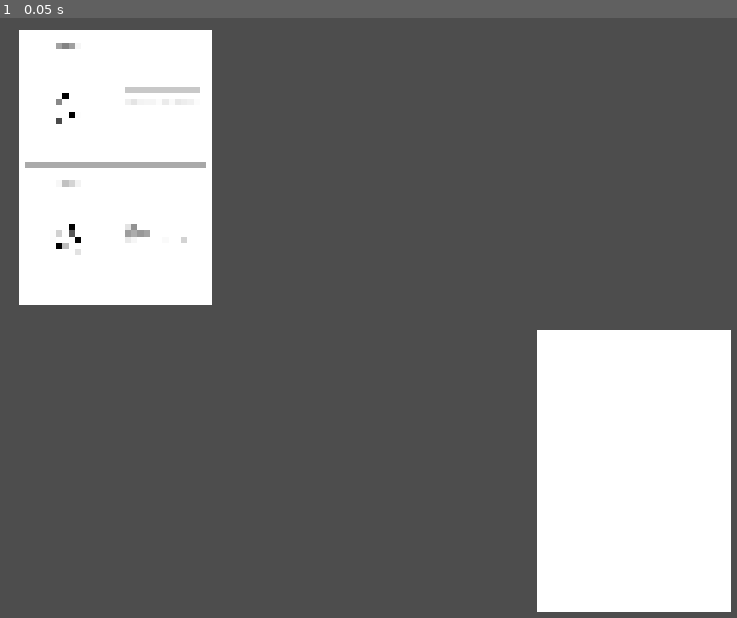
Above: before the commit, frame 1.
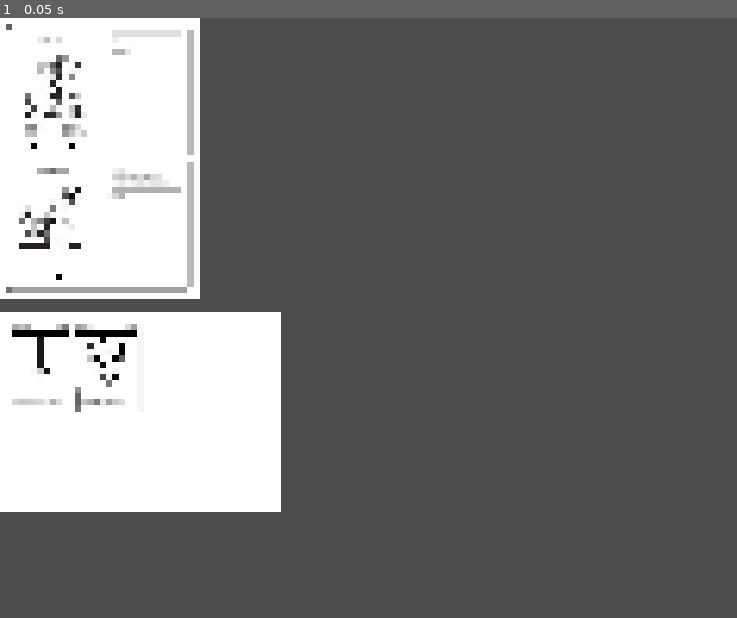
Above: after the commit, the same moment.

Repository: Paraldos/rpg-cards
Game: Godot game, scene res://content.tscn
Two runs of this game, one before a commit and one after it. Both use one fixed random seed, a clock stepped at 60 frames per second and the inputs below. This scene is started directly instead of the project's main scene.
Inputs:
- Up to frame 1 (0.05 s): no input

The runs differ from the first frame. In frame 1, 30% of the frame differs, in the area x 0-100%, y 0-99%.

Commit message:
added cards

Diff:
--- /dev/null
+++ b/H1.tres
@@ -0,0 +1,4 @@
+[gd_resource type="Theme" format=3 uid="uid://c0yaq2l0oxto3"]
+
+[resource]
+default_font_size = 50
--- /dev/null
+++ b/H2.tres
@@ -0,0 +1,4 @@
+[gd_resource type="Theme" format=3 uid="uid://b68cax56mc5ab"]
+
+[resource]
+default_font_size = 30
--- a/abilities/ability_display.gd
+++ b/abilities/ability_display.gd
@@ -8,12 +8,12 @@
 @export var ability: Ability:
 	set(value):
 		ability = value
-		_update_ability()
+		_update()
 
 func _ready() -> void:
-	_update_ability()
+	_update()
 
-func _update_ability() -> void:
+func _update() -> void:
 	if not is_node_ready():
 		await ready
 	if ability == null:
--- a/abilities/ability_display.tscn
+++ b/abilities/ability_display.tscn
@@ -2,7 +2,7 @@
 
 [ext_resource type="Theme" uid="uid://boyufawc1em0m" path="res://base_theme.tres" id="1_ewlf4"]
 [ext_resource type="Script" uid="uid://l2j076htffxx" path="res://abilities/ability_display.gd" id="2_hxx7r"]
-[ext_resource type="Resource" uid="uid://yoa6b88jexjk" path="res://abilities/rage.tres" id="3_mqe4f"]
+[ext_resource type="Theme" uid="uid://b68cax56mc5ab" path="res://H2.tres" id="4_ttl62"]
 
 [sub_resource type="StyleBoxFlat" id="StyleBoxFlat_50yph"]
 content_margin_left = 15.0
@@ -26,7 +26,6 @@
 theme = ExtResource("1_ewlf4")
 theme_override_styles/panel = SubResource("StyleBoxFlat_50yph")
 script = ExtResource("2_hxx7r")
-ability = ExtResource("3_mqe4f")
 
 [node name="VBoxContainer" type="VBoxContainer" parent="." unique_id=1888488429]
 layout_mode = 2
@@ -35,17 +34,14 @@
 [node name="Title" type="Label" parent="VBoxContainer" unique_id=508165719]
 unique_name_in_owner = true
 layout_mode = 2
-theme_override_font_sizes/font_size = 25
-text = "Rage"
+theme = ExtResource("4_ttl62")
 uppercase = true
 
 [node name="Cost" type="Label" parent="VBoxContainer" unique_id=1965553673]
 unique_name_in_owner = true
 layout_mode = 2
-text = "Kosten: Passiv"
 
 [node name="Description" type="Label" parent="VBoxContainer" unique_id=1745180408]
 unique_name_in_owner = true
 layout_mode = 2
-text = "Erhalte einen Vorteil auf eine beliebige Stärke Probe."
 autowrap_mode = 3
--- /dev/null
+++ b/abilities/block.tres
@@ -0,0 +1,10 @@
+[gd_resource type="Resource" script_class="Ability" format=3 uid="uid://rjqym773ppyx"]
+
+[ext_resource type="Script" uid="uid://6aggftk6n70f" path="res://abilities/ability.gd" id="1_bowbf"]
+
+[resource]
+script = ExtResource("1_bowbf")
+title = "Blocken"
+cost = 1
+description = "Ignoriere den Schaden eines einzelnen Angriffs."
+metadata/_custom_type_script = "uid://6aggftk6n70f"
--- /dev/null
+++ b/abilities/character_clairvoyance.tres
@@ -0,0 +1,10 @@
+[gd_resource type="Resource" script_class="Ability" format=3 uid="uid://obnhh0kdyl4e"]
+
+[ext_resource type="Script" uid="uid://6aggftk6n70f" path="res://abilities/ability.gd" id="1_s4ihq"]
+
+[resource]
+script = ExtResource("1_s4ihq")
+title = "Hellsicht"
+cost = 2
+description = "Der Erzähler beantwortet drei Ja/Nein-Fragen zu einem Objekt oder Ort."
+metadata/_custom_type_script = "uid://6aggftk6n70f"
--- a/abilities/rage.tres
+++ b/abilities/character_rage.tres
@@ -5,5 +5,6 @@
 [resource]
 script = ExtResource("1_bar0f")
 title = "Rage"
-description = "Erhalte einen Vorteil auf eine beliebige Stärke Probe."
+cost = 2
+description = "Erhalte einen Vorteil auf eine beliebige Stärkeprobe."
 metadata/_custom_type_script = "uid://6aggftk6n70f"
--- a/base_theme.tres
+++ b/base_theme.tres
@@ -4,10 +4,33 @@
 
 [sub_resource type="StyleBoxLine" id="StyleBoxLine_0kc5u"]
 thickness = 4
+
+[sub_resource type="StyleBoxFlat" id="StyleBoxFlat_nrvge"]
+content_margin_left = 20.0
+content_margin_top = 20.0
+content_margin_right = 20.0
+content_margin_bottom = 20.0
+bg_color = Color(1, 1, 1, 1)
+border_width_left = 3
+border_width_top = 3
+border_width_right = 3
+border_width_bottom = 3
+border_color = Color(0, 0, 0, 1)
+corner_radius_top_left = 10
+corner_radius_top_right = 10
+corner_radius_bottom_right = 10
+corner_radius_bottom_left = 10
+
+[sub_resource type="StyleBoxLine" id="StyleBoxLine_6qegq"]
+thickness = 4
 vertical = true
 
 [resource]
 default_font = ExtResource("1_6qegq")
 default_font_size = 20
+HBoxContainer/constants/separation = 25
+HSeparator/styles/separator = SubResource("StyleBoxLine_0kc5u")
 Label/colors/font_color = Color(0, 0, 0, 1)
-VSeparator/styles/separator = SubResource("StyleBoxLine_0kc5u")
+PanelContainer/styles/panel = SubResource("StyleBoxFlat_nrvge")
+VBoxContainer/constants/separation = 20
+VSeparator/styles/separator = SubResource("StyleBoxLine_6qegq")
--- /dev/null
+++ b/cards/bronze_shield.tres
@@ -0,0 +1,17 @@
+[gd_resource type="Resource" script_class="Card" format=3 uid="uid://ercqnl744xco"]
+
+[ext_resource type="Script" uid="uid://7len8qsmruat" path="res://cards/card.gd" id="1_4uxxn"]
+[ext_resource type="Resource" uid="uid://rjqym773ppyx" path="res://abilities/block.tres" id="1_n3j34"]
+[ext_resource type="Texture2D" uid="uid://bgm2tli6y01gg" path="res://items_2.jpg" id="2_iqq5t"]
+
+[sub_resource type="AtlasTexture" id="AtlasTexture_qrbmc"]
+atlas = ExtResource("2_iqq5t")
+region = Rect2(32, 504, 168, 208)
+
+[resource]
+script = ExtResource("1_4uxxn")
+title = "Schild"
+skill = 0
+img = SubResource("AtlasTexture_qrbmc")
+ability = ExtResource("1_n3j34")
+metadata/_custom_type_script = "uid://7len8qsmruat"
--- /dev/null
+++ b/cards/bronze_sword.tres
@@ -0,0 +1,17 @@
+[gd_resource type="Resource" script_class="Card" format=3 uid="uid://bwhnvebww4a8o"]
+
+[ext_resource type="Resource" uid="uid://yoa6b88jexjk" path="res://abilities/character_rage.tres" id="1_k01dn"]
+[ext_resource type="Script" uid="uid://7len8qsmruat" path="res://cards/card.gd" id="1_re3ad"]
+[ext_resource type="Texture2D" uid="uid://bgm2tli6y01gg" path="res://items_2.jpg" id="2_gjfky"]
+
+[sub_resource type="AtlasTexture" id="AtlasTexture_vpvsv"]
+atlas = ExtResource("2_gjfky")
+region = Rect2(56, 32, 122, 446)
+
+[resource]
+script = ExtResource("1_re3ad")
+title = "Schwert"
+skill = 0
+img = SubResource("AtlasTexture_vpvsv")
+ability = ExtResource("1_k01dn")
+metadata/_custom_type_script = "uid://7len8qsmruat"
--- /dev/null
+++ b/cards/card.gd
@@ -0,0 +1,8 @@
+@tool
+extends Resource
+class_name Card
+
+@export var title := ""
+@export var skill := Skills.SKILLS.STRENGTH
+@export var img : Texture2D
+@export var ability : Ability
--- /dev/null
+++ b/cards/card_display.gd
@@ -0,0 +1,32 @@
+@tool
+extends PanelContainer
+
+@onready var title: Label = %Title
+@onready var img: TextureRect = %Img
+@onready var ability_display: PanelContainer = %AbilityDisplay
+@onready var skill: Label = %Skill
+
+@export var card : Card:
+	set(value):
+		card = value
+		_update()
+
+@export_tool_button("Update", "Reload")
+var update_button = _update
+
+func _ready() -> void:
+	_update()
+
+func _update():
+	if not is_node_ready():
+		await ready
+	if card == null:
+		title.text = ""
+		img.texture = null
+		ability_display.ability = null
+		skill = null
+	else:
+		title.text = card.title
+		img.texture = card.img
+		ability_display.ability = card.ability
+		skill.text = Skills.get_skill_name(card.skill)
--- /dev/null
+++ b/cards/card_display.tscn
@@ -0,0 +1,65 @@
+[gd_scene format=3 uid="uid://brxg66dfgreup"]
+
+[ext_resource type="Theme" uid="uid://boyufawc1em0m" path="res://base_theme.tres" id="1_ivai2"]
+[ext_resource type="Script" uid="uid://cpgoccn3ok11x" path="res://cards/card_display.gd" id="2_k6k2m"]
+[ext_resource type="Theme" uid="uid://b68cax56mc5ab" path="res://H2.tres" id="3_2ffn3"]
+[ext_resource type="Resource" uid="uid://bwhnvebww4a8o" path="res://cards/bronze_sword.tres" id="3_ychx0"]
+[ext_resource type="PackedScene" uid="uid://b786uabnbl0m2" path="res://abilities/ability_display.tscn" id="4_ychx0"]
+[ext_resource type="Texture2D" uid="uid://bgm2tli6y01gg" path="res://items_2.jpg" id="5_kwjbw"]
+[ext_resource type="Resource" uid="uid://yoa6b88jexjk" path="res://abilities/character_rage.tres" id="7_1ldxn"]
+
+[sub_resource type="AtlasTexture" id="AtlasTexture_vpvsv"]
+atlas = ExtResource("5_kwjbw")
+region = Rect2(56, 32, 122, 446)
+
+[node name="Card" type="PanelContainer" unique_id=901832941]
+custom_minimum_size = Vector2(411, 568)
+custom_maximum_size = Vector2(411, 568)
+offset_right = 40.0
+offset_bottom = 40.0
+theme = ExtResource("1_ivai2")
+script = ExtResource("2_k6k2m")
+card = ExtResource("3_ychx0")
+
+[node name="VBoxContainer" type="VBoxContainer" parent="." unique_id=1195899983]
+layout_mode = 2
+
+[node name="HBoxContainer" type="HBoxContainer" parent="VBoxContainer" unique_id=936508691]
+layout_mode = 2
+
+[node name="Title" type="Label" parent="VBoxContainer/HBoxContainer" unique_id=187854856]
+unique_name_in_owner = true
+layout_mode = 2
+size_flags_horizontal = 3
+size_flags_vertical = 1
+theme = ExtResource("3_2ffn3")
+text = "Schwert"
+
+[node name="Skill" type="Label" parent="VBoxContainer/HBoxContainer" unique_id=210758400]
+unique_name_in_owner = true
+layout_mode = 2
+size_flags_horizontal = 3
+size_flags_vertical = 1
+theme = ExtResource("3_2ffn3")
+text = "Muckis"
+horizontal_alignment = 2
+
+[node name="HSeparator" type="HSeparator" parent="VBoxContainer" unique_id=1812480108]
+layout_mode = 2
+
+[node name="Img" type="TextureRect" parent="VBoxContainer" unique_id=882731744]
+unique_name_in_owner = true
+custom_minimum_size = Vector2(300, 300)
+custom_maximum_size = Vector2(300, 300)
+layout_mode = 2
+size_flags_horizontal = 4
+size_flags_vertical = 4
+texture = SubResource("AtlasTexture_vpvsv")
+expand_mode = 1
+stretch_mode = 5
+
+[node name="AbilityDisplay" parent="VBoxContainer" unique_id=1482443341 instance=ExtResource("4_ychx0")]
+unique_name_in_owner = true
+layout_mode = 2
+size_flags_vertical = 3
+ability = ExtResource("7_1ldxn")
--- a/character_sheet/barbar.tres
+++ b/character_sheet/barbar.tres
@@ -1,12 +1,20 @@
 [gd_resource type="Resource" script_class="CharacterClass" format=3 uid="uid://6xfdixxl0hqw"]
 
 [ext_resource type="Script" uid="uid://6aggftk6n70f" path="res://abilities/ability.gd" id="1_qphqm"]
-[ext_resource type="Texture2D" uid="uid://ddwfjphsifm0e" path="res://barbar.jpg" id="2_w12rw"]
+[ext_resource type="Resource" uid="uid://yoa6b88jexjk" path="res://abilities/character_rage.tres" id="2_w12rw"]
 [ext_resource type="Script" uid="uid://4428p6trdevq" path="res://character_sheet/character_class.gd" id="3_obdxi"]
+[ext_resource type="Texture2D" uid="uid://dhp8qou85o4ai" path="res://classes.jpg" id="3_w12rw"]
+
+[sub_resource type="AtlasTexture" id="AtlasTexture_50yph"]
+atlas = ExtResource("3_w12rw")
+region = Rect2(186, 0, 177, 199)
 
 [resource]
 script = ExtResource("3_obdxi")
 title = "Barbar"
 max_health = 5
-img = ExtResource("2_w12rw")
+img = SubResource("AtlasTexture_50yph")
+abilities = Array[ExtResource("1_qphqm")]([ExtResource("2_w12rw")])
+strength = 3
+dex = 2
 metadata/_custom_type_script = "uid://4428p6trdevq"
--- a/character_sheet/character_class.gd
+++ b/character_sheet/character_class.gd
@@ -1,3 +1,4 @@
+@tool
 extends Resource
 class_name CharacterClass
 
@@ -5,3 +6,23 @@
 @export var max_health = 4
 @export var img = Texture2D
 @export var abilities : Array[Ability]
+@export var strength: int = 1
+@export var dex: int = 1
+@export var charm: int = 1
+@export var wits: int = 1
+
+var strength_txt: String:
+	get:
+		return "Muckis: %s" % strength
+
+var dex_txt: String:
+	get:
+		return "Tricks: %s" % dex
+
+var charm_txt: String:
+	get:
+		return "Charm: %s" % charm
+
+var wits_txt: String:
+	get:
+		return "Köpfchen: %s" % wits
--- a/character_sheet/character_sheet.gd
+++ b/character_sheet/character_sheet.gd
@@ -3,10 +3,58 @@
 
 @onready var title: Label = %Title
 @onready var img: TextureRect = %Img
+@onready var abilities_container: VBoxContainer = %AbilitiesContainer
+@onready var heartcontainer: HBoxContainer = %Heartcontainer
+@onready var strength: Label = %Strength
+@onready var dex: Label = %Dex
+@onready var charm: Label = %Charm
+@onready var wits: Label = %Wits
 
-@export var character_class : CharacterClass
+const HEART = preload("uid://446umbmhdpke")
+const ABILITY_DISPLAY = preload("uid://b786uabnbl0m2")
+
+@export var character_class: CharacterClass:
+	set(value):
+		character_class = value
+		_update()
+
+@export_tool_button("Update", "Reload")
+var update_button = _update
 
 func _update():
-	if character_class is not CharacterClass: return
-	title.text = character_class.title
-	img.texture = character_class.img
+	if not is_node_ready():
+		await ready
+	_clean_container(abilities_container)
+	_clean_container(heartcontainer)
+	if character_class == null:
+		title.text = ""
+		img.texture = null
+		strength.text = "?"
+		dex.text = "?"
+		charm.text = "?"
+		wits.text = "?"
+	else:
+		title.text = character_class.title
+		img.texture = character_class.img
+		strength.text = character_class.strength_txt
+		dex.text = character_class.dex_txt
+		charm.text = character_class.charm_txt
+		wits.text = character_class.wits_txt
+		_add_hearts()
+		_add_abilities()
+
+func _clean_container(container):
+	for child in container.get_children():
+		child.queue_free()
+
+func _add_hearts():
+	for i in character_class.max_health:
+		var h = HEART.instantiate()
+		heartcontainer.add_child(h)
+
+func _add_abilities():
+	for ability in character_class.abilities:
+		if ability is not Ability: continue
+		var display = ABILITY_DISPLAY.instantiate()
+		abilities_container.add_child(display)
+		display.ability = ability
--- a/character_sheet/character_sheet.tscn
+++ b/character_sheet/character_sheet.tscn
@@ -2,14 +2,15 @@
 
 [ext_resource type="Script" uid="uid://d08thar1qf2wx" path="res://character_sheet/character_sheet.gd" id="1_g6x8y"]
 [ext_resource type="Theme" uid="uid://boyufawc1em0m" path="res://base_theme.tres" id="1_u3tpo"]
-[ext_resource type="Texture2D" uid="uid://ddwfjphsifm0e" path="res://barbar.jpg" id="2_g6x8y"]
-[ext_resource type="Resource" uid="uid://6xfdixxl0hqw" path="res://character_sheet/barbar.tres" id="2_ldr68"]
-[ext_resource type="PackedScene" uid="uid://b786uabnbl0m2" path="res://abilities/ability_display.tscn" id="5_fc5gk"]
+[ext_resource type="Resource" uid="uid://6xfdixxl0hqw" path="res://character_sheet/barbar.tres" id="3_u3tpo"]
+[ext_resource type="Texture2D" uid="uid://dhp8qou85o4ai" path="res://classes.jpg" id="4_fc5gk"]
+[ext_resource type="Theme" uid="uid://c0yaq2l0oxto3" path="res://H1.tres" id="4_wcdav"]
+[ext_resource type="Theme" uid="uid://b68cax56mc5ab" path="res://H2.tres" id="5_fc5gk"]
 
 [sub_resource type="StyleBoxFlat" id="StyleBoxFlat_0kc5u"]
-content_margin_left = 25.0
+content_margin_left = 50.0
 content_margin_top = 50.0
-content_margin_right = 25.0
+content_margin_right = 50.0
 content_margin_bottom = 50.0
 bg_color = Color(1, 1, 1, 1)
 border_width_left = 4
@@ -22,6 +23,10 @@
 corner_radius_bottom_right = 15
 corner_radius_bottom_left = 15
 
+[sub_resource type="AtlasTexture" id="AtlasTexture_50yph"]
+atlas = ExtResource("4_fc5gk")
+region = Rect2(186, 0, 177, 199)
+
 [node name="CharSheet" type="PanelContainer" unique_id=722183030]
 custom_minimum_size = Vector2(1114, 814)
 offset_right = 429.0
@@ -38,12 +43,13 @@
 [node name="VBoxContainer2" type="VBoxContainer" parent="HBoxContainer" unique_id=1932449270]
 layout_mode = 2
 size_flags_horizontal = 3
+theme_override_constants/separation = 25
 
 [node name="Title" type="Label" parent="HBoxContainer/VBoxContainer2" unique_id=55278382]
 unique_name_in_owner = true
 layout_mode = 2
-theme_override_font_sizes/font_size = 50
-text = "Klasse"
+theme = ExtResource("4_wcdav")
+text = "Barbar"
 horizontal_alignment = 1
 
 [node name="Img" type="TextureRect" parent="HBoxContainer/VBoxContainer2" unique_id=411105347]
@@ -51,17 +57,68 @@
 layout_mode = 2
 size_flags_horizontal = 3
 size_flags_vertical = 3
-texture = ExtResource("2_g6x8y")
+texture = SubResource("AtlasTexture_50yph")
 expand_mode = 1
 stretch_mode = 5
+
+[node name="GridContainer" type="GridContainer" parent="HBoxContainer/VBoxContainer2" unique_id=867299319]
+layout_mode = 2
+theme_override_constants/h_separation = 25
+theme_override_constants/v_separation = 15
+columns = 2
+
+[node name="Strength" type="Label" parent="HBoxContainer/VBoxContainer2/GridContainer" unique_id=475742302]
+unique_name_in_owner = true
+layout_mode = 2
+size_flags_horizontal = 3
+theme = ExtResource("5_fc5gk")
+text = "Muckis: 3"
+horizontal_alignment = 1
+
+[node name="Dex" type="Label" parent="HBoxContainer/VBoxContainer2/GridContainer" unique_id=1751473260]
+unique_name_in_owner = true
+layout_mode = 2
+size_flags_horizontal = 3
+theme = ExtResource("5_fc5gk")
+text = "Tricks: 2"
+horizontal_alignment = 1
+
+[node name="Charm" type="Label" parent="HBoxContainer/VBoxContainer2/GridContainer" unique_id=1941821384]
+unique_name_in_owner = true
+layout_mode = 2
+size_flags_horizontal = 3
+theme = ExtResource("5_fc5gk")
+text = "Charm: 1"
+horizontal_alignment = 1
+
+[node name="Wits" type="Label" parent="HBoxContainer/VBoxContainer2/GridContainer" unique_id=759823068]
+unique_name_in_owner = true
+layout_mode = 2
+size_flags_horizontal = 3
+theme = ExtResource("5_fc5gk")
+text = "Köpfchen: 1"
+horizontal_alignment = 1
+
+[node name="Heartcontainer" type="HBoxContainer" parent="HBoxContainer/VBoxContainer2" unique_id=1701869061]
+unique_name_in_owner = true
+layout_mode = 2
+size_flags_horizontal = 4
+theme_override_constants/separation = 5
 
 [node name="VSeparator" type="VSeparator" parent="HBoxContainer" unique_id=711721444]
 layout_mode = 2
 
-[node name="VBoxContainer" type="VBoxContainer" parent="HBoxContainer" unique_id=870799324]
+[node name="VBoxContainer" type="VBoxContainer" parent="HBoxContainer" unique_id=1583360403]
 layout_mode = 2
 size_flags_horizontal = 3
-size_flags_vertical = 4
 
-[node name="AbilityDisplay" parent="HBoxContainer/VBoxContainer" unique_id=1482443341 instance=ExtResource("5_fc5gk")]
+[node name="AbilitiesContainer" type="VBoxContainer" parent="HBoxContainer/VBoxContainer" unique_id=870799324]
+unique_name_in_owner = true
 layout_mode = 2
+size_flags_horizontal = 3
+size_flags_vertical = 0
+
+[node name="Label" type="Label" parent="HBoxContainer/VBoxContainer" unique_id=686793837]
+layout_mode = 2
+theme = ExtResource("5_fc5gk")
+text = "Notizen:"
--- /dev/null
+++ b/character_sheet/heart.tscn
@@ -0,0 +1,10 @@
+[gd_scene format=3 uid="uid://446umbmhdpke"]
+
+[ext_resource type="Texture2D" uid="uid://dqo4m4u7e1bep" path="res://character_sheet/heart.png" id="1_8hcqy"]
+
+[node name="Heart" type="TextureRect" unique_id=420292230]
+modulate = Color(0, 0, 0, 1)
+custom_minimum_size = Vector2(50, 50)
+texture = ExtResource("1_8hcqy")
+expand_mode = 5
+stretch_mode = 5
--- /dev/null
+++ b/character_sheet/wizard.tres
@@ -0,0 +1,20 @@
+[gd_resource type="Resource" script_class="CharacterClass" format=3 uid="uid://dsr0ggaanietq"]
+
+[ext_resource type="Script" uid="uid://6aggftk6n70f" path="res://abilities/ability.gd" id="1_vskbq"]
+[ext_resource type="Script" uid="uid://4428p6trdevq" path="res://character_sheet/character_class.gd" id="2_iforn"]
+[ext_resource type="Resource" uid="uid://obnhh0kdyl4e" path="res://abilities/character_clairvoyance.tres" id="2_mc60m"]
+[ext_resource type="Texture2D" uid="uid://dhp8qou85o4ai" path="res://classes.jpg" id="2_tqoon"]
+
+[sub_resource type="AtlasTexture" id="AtlasTexture_0kc5u"]
+atlas = ExtResource("2_tqoon")
+region = Rect2(549, 450, 187, 197)
+
+[resource]
+script = ExtResource("2_iforn")
+title = "Zauberer"
+max_health = 3
+img = SubResource("AtlasTexture_0kc5u")
+abilities = Array[ExtResource("1_vskbq")]([ExtResource("2_mc60m")])
+charm = 2
+wits = 3
+metadata/_custom_type_script = "uid://4428p6trdevq"
--- a/content.tscn
+++ b/content.tscn
@@ -3,21 +3,35 @@
 [ext_resource type="Script" uid="uid://bsk1r3o6d13p7" path="res://a4/a_4_page.gd" id="1_4asnp"]
 [ext_resource type="Theme" uid="uid://boyufawc1em0m" path="res://base_theme.tres" id="1_pj1re"]
 [ext_resource type="PackedScene" uid="uid://br0vj20ghj2ej" path="res://character_sheet/character_sheet.tscn" id="3_qoh42"]
+[ext_resource type="Resource" uid="uid://dsr0ggaanietq" path="res://character_sheet/wizard.tres" id="4_nrvge"]
+[ext_resource type="PackedScene" uid="uid://brxg66dfgreup" path="res://cards/card_display.tscn" id="5_1w2mm"]
+[ext_resource type="Resource" uid="uid://bwhnvebww4a8o" path="res://cards/bronze_sword.tres" id="6_bgi3g"]
+[ext_resource type="Resource" uid="uid://ercqnl744xco" path="res://cards/bronze_shield.tres" id="7_g02ok"]
 
 [node name="Content" type="CanvasLayer" unique_id=1579395896]
 
-[node name="Test123" type="ColorRect" parent="." unique_id=590299215]
+[node name="VBoxContainer" type="VBoxContainer" parent="." unique_id=2044919238]
+offset_right = 40.0
+offset_bottom = 40.0
+theme_override_constants/separation = 100
+metadata/_edit_lock_ = true
+
+[node name="GridContainer" type="GridContainer" parent="VBoxContainer" unique_id=1957747340]
+layout_mode = 2
+theme_override_constants/h_separation = 100
+theme_override_constants/v_separation = 100
+columns = 5
+metadata/_edit_lock_ = true
+
+[node name="Klassen1" type="ColorRect" parent="VBoxContainer/GridContainer" unique_id=590299215]
 custom_minimum_size = Vector2(1240, 1754)
 custom_maximum_size = Vector2(1240, 1754)
-offset_left = 100.0
-offset_top = 59.0
-offset_right = 1340.0
-offset_bottom = 1813.0
+layout_mode = 2
 theme = ExtResource("1_pj1re")
 script = ExtResource("1_4asnp")
 metadata/_custom_type_script = "uid://bsk1r3o6d13p7"
 
-[node name="MarginContainer" type="MarginContainer" parent="Test123" unique_id=1114066772]
+[node name="MarginContainer" type="MarginContainer" parent="VBoxContainer/GridContainer/Klassen1" unique_id=1114066772]
 layout_mode = 1
 anchors_preset = 15
 anchor_right = 1.0
@@ -29,25 +43,58 @@
 theme_override_constants/margin_right = 50
 theme_override_constants/margin_bottom = 50
 
-[node name="VBoxContainer" type="VBoxContainer" parent="Test123/MarginContainer" unique_id=1253179617]
+[node name="VBoxContainer" type="VBoxContainer" parent="VBoxContainer/GridContainer/Klassen1/MarginContainer" unique_id=1253179617]
 layout_mode = 2
 theme_override_constants/separation = 25
 
-[node name="CharSheet" parent="Test123/MarginContainer/VBoxContainer" unique_id=722183030 instance=ExtResource("3_qoh42")]
+[node name="CharSheet" parent="VBoxContainer/GridContainer/Klassen1/MarginContainer/VBoxContainer" unique_id=722183030 instance=ExtResource("3_qoh42")]
 layout_mode = 2
 size_flags_vertical = 3
 
-[node name="CharSheet2" parent="Test123/MarginContainer/VBoxContainer" unique_id=1228946127 instance=ExtResource("3_qoh42")]
+[node name="CharSheet2" parent="VBoxContainer/GridContainer/Klassen1/MarginContainer/VBoxContainer" unique_id=1228946127 instance=ExtResource("3_qoh42")]
 layout_mode = 2
 size_flags_vertical = 3
+character_class = ExtResource("4_nrvge")
 
-[node name="Test234" type="ColorRect" parent="." unique_id=1284779825]
-custom_minimum_size = Vector2(1240, 1754)
-custom_maximum_size = Vector2(1240, 1754)
-offset_left = 3344.0
-offset_top = 1969.0
-offset_right = 4584.0
-offset_bottom = 3723.0
+[node name="GridContainer2" type="GridContainer" parent="VBoxContainer" unique_id=356726585]
+layout_mode = 2
+theme_override_constants/h_separation = 100
+theme_override_constants/v_separation = 100
+columns = 5
+metadata/_edit_lock_ = true
+
+[node name="Karten1" type="ColorRect" parent="VBoxContainer/GridContainer2" unique_id=1871949662]
+custom_minimum_size = Vector2(1754, 1240)
+custom_maximum_size = Vector2(1754, 1240)
+layout_mode = 2
 theme = ExtResource("1_pj1re")
 script = ExtResource("1_4asnp")
 metadata/_custom_type_script = "uid://bsk1r3o6d13p7"
+
+[node name="MarginContainer" type="MarginContainer" parent="VBoxContainer/GridContainer2/Karten1" unique_id=2122739888]
+layout_mode = 1
+anchors_preset = 15
+anchor_right = 1.0
+anchor_bottom = 1.0
+grow_horizontal = 2
+grow_vertical = 2
+theme_override_constants/margin_left = 50
+theme_override_constants/margin_top = 50
+theme_override_constants/margin_right = 50
+theme_override_constants/margin_bottom = 50
+
+[node name="GridContainer" type="GridContainer" parent="VBoxContainer/GridContainer2/Karten1/MarginContainer" unique_id=874958184]
+layout_mode = 2
+columns = 4
+
+[node name="Card" parent="VBoxContainer/GridContainer2/Karten1/MarginContainer/GridContainer" unique_id=901832941 instance=ExtResource("5_1w2mm")]
+layout_mode = 2
+size_flags_horizontal = 3
+size_flags_vertical = 3
+card = ExtResource("6_bgi3g")
+
+[node name="Card2" parent="VBoxContainer/GridContainer2/Karten1/MarginContainer/GridContainer" unique_id=1145984470 instance=ExtResource("5_1w2mm")]
+layout_mode = 2
+size_flags_horizontal = 3
+size_flags_vertical = 3
+card = ExtResource("7_g02ok")
--- /dev/null
+++ b/skills/skills.gd
@@ -0,0 +1,23 @@
+@tool
+extends Resource
+class_name Skills
+
+enum SKILLS {
+	STRENGTH,
+	DEX,
+	CHARM,
+	WITS
+}
+
+static func get_skill_name(skill: SKILLS) -> String:
+	match skill:
+		SKILLS.STRENGTH:
+			return "Muckis"
+		SKILLS.DEX:
+			return "Tricks"
+		SKILLS.CHARM:
+			return "Charm"
+		SKILLS.WITS:
+			return "Köpfchen"
+		_:
+			return ""
Not shown, added: cards/card.gd.uid
Not shown, added: cards/card_display.gd.uid
Not shown: 1 places in character_sheet/character_sheet.tscn that only renumber resources
Binary file added: character_sheet/heart.png
Not shown, added: character_sheet/heart.png.import
Binary file added: classes.jpg
Not shown, added: classes.jpg.import
Binary file added: items.jpg
Not shown, added: items.jpg.import
Binary file added: items_2.jpg
Not shown, added: items_2.jpg.import
Not shown, added: skills/skills.gd.uid
(and 2 more such lines)
